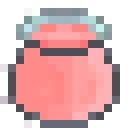
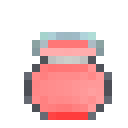
Comparing the layer stacks of the two (128, 128) images. Changes:
renamed "Layer 1" to "Layer 2", painted on it over left=0, top=8, right=120, bottom=128
